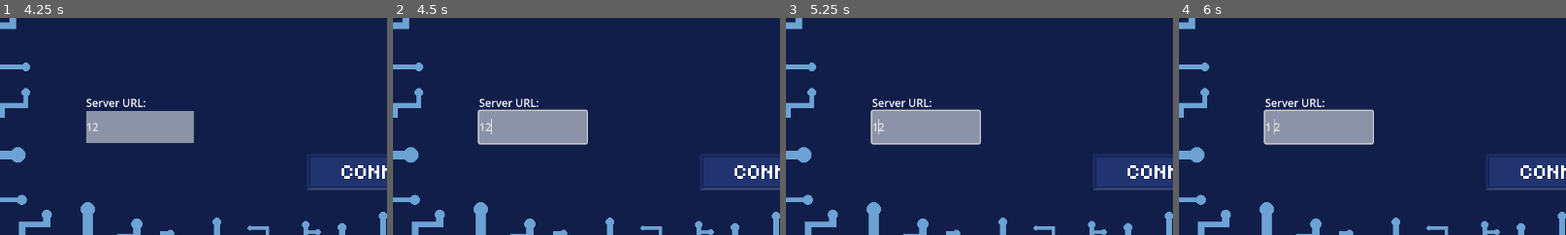
Above: before the commit, frames 1-4 (left to right).
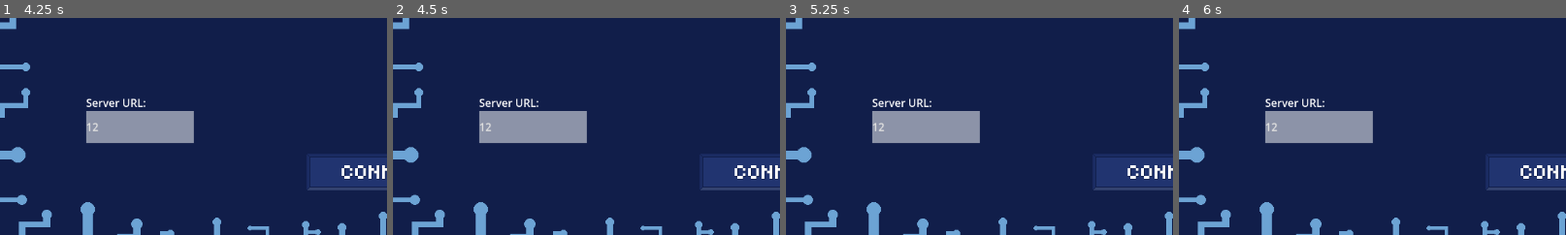
Above: after the commit, the same moments.

Repository: vocaz/hackercompsci
Game: Godot game, scene res://LobbyMenu.tscn
Same seed, same stepped clock (60 frames per second), same inputs: the game is played once before the commit and once after it.
Inputs (mouse positions are % of the whole screen's width and height, from its top left):
- Up to frame 1 (4.25 s): click (18, 30) at 0.52 s; type "12" at 0.6 s; click (18, 74) at 0.75 s; type "12" at 0.83 s; click (50, 84) at 1.25 s; tap Enter at 2, 3.5 s; hold Right (right) 2.03-2.78 s; tap Space at 2.75 s; hold Down (down) 2.78-3.53 s; hold Right (right) from 3.53 s (still down)
- Up to frame 2 (4.5 s): tap Space at 4.25 s; release Right (right) at 4.28 s; hold Up (up) from 4.28 s (still down)
- Up to frame 3 (5.25 s): tap Enter at 5 s; release Up (up) at 5.03 s; hold Left (left) from 5.03 s (still down)
- Up to frame 4 (6 s): keep holding Left (left); tap Space at 5.75 s
The pictures show only the part of the screen within x 0-50%, y 49-99%; the shares and areas given below are measured in that part.

Frame 1 is identical in both runs. In frame 2, 0.7% of the frame differs, in the area x 21-51%, y 41-59%; in frame 3, 0.7%; in frame 4, 0.7%.

Commit message:
Texture Button Fix

Diff:
--- a/LobbyMenu.tscn
+++ b/LobbyMenu.tscn
@@ -1,6 +1,7 @@
-[gd_scene load_steps=6 format=3 uid="uid://b4sebowmqacm"]
+[gd_scene load_steps=7 format=3 uid="uid://b4sebowmqacm"]
 
 [ext_resource type="Script" path="res://lobby_menu.gd" id="1_tfjtp"]
+[ext_resource type="PackedScene" uid="uid://ct8t7ub2u0m7b" path="res://Main Menu.tscn" id="2_1n8fw"]
 [ext_resource type="Texture2D" uid="uid://bd02gk3ddnt2b" path="res://textures/lobby background full.png" id="2_yb5v5"]
 [ext_resource type="Texture2D" uid="uid://dspr3jsi5s5mt" path="res://textures/connect button.png" id="3_x277g"]
 [ext_resource type="Texture2D" uid="uid://c1x4dt3gkplor" path="res://textures/connect button pushed.png" id="4_hi5pm"]
@@ -17,11 +18,16 @@
 grow_vertical = 2
 script = ExtResource("1_tfjtp")
 
+[node name="MainMenu" parent="." instance=ExtResource("2_1n8fw")]
+position = Vector2(456, 520)
+
 [node name="Panel" type="Panel" parent="."]
+layout_mode = 0
 offset_right = 1152.0
 offset_bottom = 648.0
 
 [node name="Background" type="TextureRect" parent="Panel"]
+layout_mode = 0
 offset_right = 1152.0
 offset_bottom = 648.0
 texture = ExtResource("2_yb5v5")
@@ -35,6 +41,7 @@
 theme_override_styles/normal = SubResource("StyleBoxFlat_5aawx")
 
 [node name="LineEdit2" type="LineEdit" parent="Panel/Background"]
+layout_mode = 0
 offset_left = 128.0
 offset_top = 456.0
 offset_right = 288.0
@@ -50,6 +57,7 @@
 text = "Name:"
 
 [node name="Icon Label" type="Label" parent="Panel/Background"]
+layout_mode = 0
 offset_left = 136.0
 offset_top = 288.0
 offset_right = 200.0
@@ -57,6 +65,7 @@
 text = "Icon:"
 
 [node name="Server URL Label" type="Label" parent="Panel/Background"]
+layout_mode = 0
 offset_left = 128.0
 offset_top = 432.0
 offset_right = 192.0
@@ -78,3 +87,5 @@
 grow_vertical = 0
 texture_normal = ExtResource("3_x277g")
 texture_pressed = ExtResource("4_hi5pm")
+
+[connection signal="pressed" from="Panel/TextureButton" to="." method="_on_texture_button_pressed"]
--- a/Main Menu.tscn
+++ b/Main Menu.tscn
@@ -47,11 +47,13 @@
 offset_bottom = 648.0
 
 [node name="Background" type="TextureRect" parent="Panel"]
+layout_mode = 0
 offset_right = 1152.0
 offset_bottom = 648.0
 texture = ExtResource("2_8mjhe")
 
 [node name="Foreground" type="TextureRect" parent="Panel"]
+layout_mode = 0
 offset_right = 40.0
 offset_bottom = 40.0
 texture = SubResource("PlaceholderTexture2D_jbuyn")
@@ -108,8 +110,3 @@
 texture_normal = ExtResource("10_j6mxm")
 texture_pressed = ExtResource("11_wsklw")
 metadata/_edit_group_ = true
-
-[connection signal="pressed" from="Foreground/Up" to="." method="_on_up_pressed"]
-[connection signal="pressed" from="Foreground/Down" to="." method="_on_down_pressed"]
-[connection signal="pressed" from="Foreground/Left" to="." method="_on_left_pressed"]
-[connection signal="pressed" from="Foreground/Right" to="." method="_on_right_pressed"]
--- a/lobby_menu.gd
+++ b/lobby_menu.gd
@@ -1,6 +1,6 @@
 extends Control
 
-var websocket_url := "ws://10.202.182.8:9876"
+var websocket_url := "ws://10.184.1.173:9876"
 var api_version = "1.01"
 var client_type = "godot"
 var role = "lockpick"
@@ -37,7 +37,7 @@
 			log_message(socket.get_packet().get_string_from_ascii())
 
 
-func _on_button_pressed() -> void:
+func _on_texture_button_pressed() -> void:
 	if socket.connect_to_url(websocket_url) != OK:
 		log_message("Unable to connect.")
 		set_process(false)
--- a/main_menu.gd
+++ b/main_menu.gd
@@ -1,6 +1,6 @@
 extends Node2D
 
-var websocket_url := "ws://10.202.182.8:9876"
+var websocket_url := "ws://10.184.1.173:9876"
 var api_version = "1.01"
 var client_type = "godot"
 var role = "lockpick"
